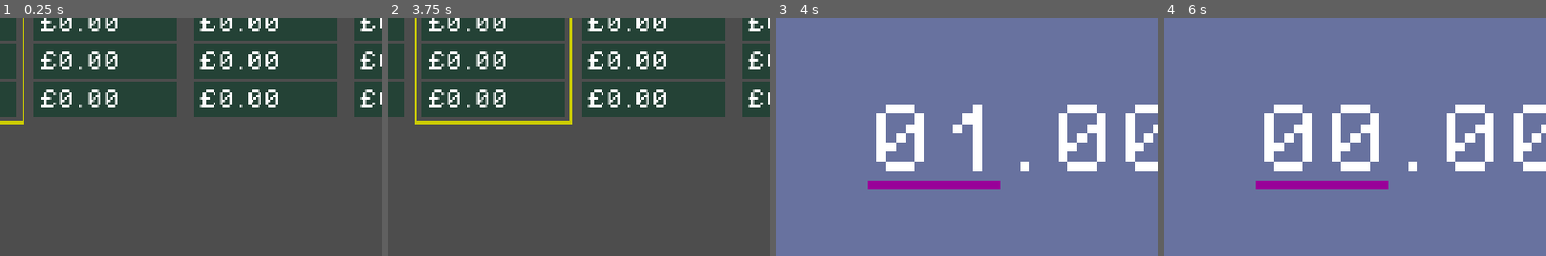
Above: before the commit, frames 1-4 (left to right).
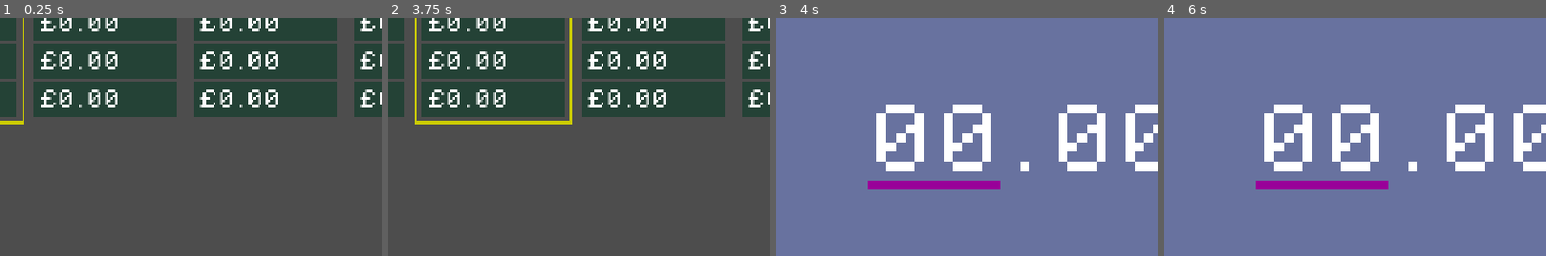
Above: after the commit, the same moments.

Repository: phrasmotica/budget-visualiser
Game: Godot game, scene res://scenes/ui/year_grid/year_grid.tscn
Same seed, same stepped clock (60 frames per second), same inputs: the game is played once before the commit and once after it. This scene is started directly instead of the project's main scene.
Inputs:
- Up to frame 1 (0.25 s): no input
- Up to frame 2 (3.75 s): tap Enter (ui_accept) at 0.5, 0.77, 1.25, 1.52, 2, 2.75, 3.02, 3.5 s; hold Right (ui_right) 0.53-1.28 s; tap Shift (bulk_modifier) every 0.75 s from 0.6 to 3.6 s; hold Down (ui_down) 1.28-2.03 s; hold Right (ui_right) 2.03-2.78 s; hold Up (ui_up) 2.78-3.53 s; hold Left (ui_left) from 3.53 s (still down)
- Up to frame 3 (4 s): keep holding Left (ui_left); tap Enter (ui_accept) at 3.77 s
- Up to frame 4 (6 s): tap Enter (ui_accept) at 4.25, 4.52 s; tap Shift (bulk_modifier) at 4.35, 5.1, 5.85 s; release Left (ui_left) at 5.03 s; hold Down (ui_down) 5.03-5.78 s; hold Right (ui_right) from 5.78 s (still down)
The pictures show only the part of the screen within x 18-68%, y 25-75%; the shares and areas given below are measured in that part.

Frames 1-2 are identical in both runs. In frame 3, 2.2% of the frame differs, in the area x 44-57%, y 36-65%; in frame 4, nothing differs.

Commit message:
Set initial amount in AmountEntryModal to zero when it becomes shown

Diff:
--- a/scenes/ui/amount_edit/amount_edit.gd
+++ b/scenes/ui/amount_edit/amount_edit.gd
@@ -47,5 +47,9 @@
 func is_enabled() -> bool:
 	return _current_state and _current_state.is_enabled()
 
+func set_amount(amount: int) -> void:
+	if _current_state:
+		_current_state.set_amount(amount)
+
 func get_current_value() -> int:
 	return _amount_tracker.current()
--- a/scenes/ui/amount_edit/amount_tracker.gd
+++ b/scenes/ui/amount_edit/amount_tracker.gd
@@ -12,10 +12,14 @@
 func current() -> int:
 	return _current
 
+func set_current(amount: int) -> int:
+	_current = clampi(amount, _minimum, _maximum)
+	return _current
+
 func add(change: int) -> int:
-	_current = mini(99, _current + change)
+	_current = mini(_maximum, _current + change)
 	return _current
 
 func subtract(change: int) -> int:
-	_current = maxi(0, _current - change)
+	_current = maxi(_minimum, _current - change)
 	return _current
--- a/scenes/ui/amount_edit/states/amount_edit_state.gd
+++ b/scenes/ui/amount_edit/states/amount_edit_state.gd
@@ -33,3 +33,7 @@
 
 func is_enabled() -> bool:
 	return false
+
+func set_amount(amount: int) -> void:
+	var new_amount := _amount_tracker.set_current(amount)
+	_appearance.set_amount(new_amount)
--- a/scenes/ui/amount_entry_modal/amount_entry_modal.gd
+++ b/scenes/ui/amount_entry_modal/amount_entry_modal.gd
@@ -32,9 +32,9 @@
 
 	call_deferred("add_child", _current_state)
 
-func enable() -> void:
+func enable(amount: float) -> void:
 	if _current_state:
-		_current_state.enable()
+		_current_state.enable(amount)
 
 func disable() -> void:
 	if _current_state:
--- a/scenes/ui/amount_entry_modal/amount_totaller.gd
+++ b/scenes/ui/amount_entry_modal/amount_totaller.gd
@@ -7,6 +7,14 @@
 @export
 var edit_minor: AmountEdit
 
+func set_major(amount: int) -> void:
+	if edit_major:
+		edit_major.set_amount(amount)
+
+func set_minor(amount: int) -> void:
+	if edit_minor:
+		edit_minor.set_amount(amount)
+
 func compute_total() -> float:
 	if edit_major and edit_minor:
 		return edit_major.get_current_value() + 0.01 * edit_minor.get_current_value()
--- a/scenes/ui/amount_entry_modal/states/amount_entry_modal_state.gd
+++ b/scenes/ui/amount_entry_modal/states/amount_entry_modal_state.gd
@@ -25,7 +25,7 @@
 ) -> void:
 	state_transition_requested.emit(new_state, state_data)
 
-func enable() -> void:
+func enable(_amount: float) -> void:
 	pass
 
 func disable() -> void:
--- a/scenes/ui/amount_entry_modal/states/amount_entry_modal_state_data.gd
+++ b/scenes/ui/amount_entry_modal/states/amount_entry_modal_state_data.gd
@@ -1,4 +1,13 @@
 class_name AmountEntryModalStateData
+
+var _amount := 0.0
 
 static func build() -> AmountEntryModalStateData:
 	return AmountEntryModalStateData.new()
+
+func with_amount(amount: float) -> AmountEntryModalStateData:
+	_amount = amount
+	return self
+
+func get_amount() -> float:
+	return _amount
--- a/scenes/ui/amount_entry_modal/states/amount_entry_modal_state_hidden.gd
+++ b/scenes/ui/amount_entry_modal/states/amount_entry_modal_state_hidden.gd
@@ -6,5 +6,8 @@
 
 	_amount_entry_modal.hide()
 
-func enable() -> void:
-	transition_state(AmountEntryModal.State.SHOWN)
+func enable(amount: float) -> void:
+	var state_data := AmountEntryModalStateData.build() \
+		.with_amount(amount)
+
+	transition_state(AmountEntryModal.State.SHOWN, state_data)
--- a/scenes/ui/amount_entry_modal/states/amount_entry_modal_state_shown.gd
+++ b/scenes/ui/amount_entry_modal/states/amount_entry_modal_state_shown.gd
@@ -8,12 +8,22 @@
 
 	_appearance.for_shown()
 
+	var amount := _state_data.get_amount()
+	_set_amount(amount)
+
 func _process(_delta: float) -> void:
 	if Input.is_action_just_released("ui_focus_next"):
 		_appearance.switch_amount_edits()
 
 	if Input.is_action_just_released("ui_accept"):
 		_finish()
+
+func _set_amount(amount: float) -> void:
+	var major_amount := int(amount)
+	_totaller.set_major(major_amount)
+
+	var minor_amount := int(100 * (amount - int(amount)))
+	_totaller.set_minor(minor_amount)
 
 func _finish() -> void:
 	var final_amount := _totaller.compute_total()
--- a/scenes/ui/year_grid/states/year_grid_state_idle.gd
+++ b/scenes/ui/year_grid/states/year_grid_state_idle.gd
@@ -30,6 +30,6 @@
 	_month_grid_manager.highlight(_index_tracker.previous())
 
 func _show_modal() -> void:
-	_amount_entry_modal.enable()
+	_amount_entry_modal.enable(0.0)
 
 	transition_state(YearGrid.State.DISABLED)
